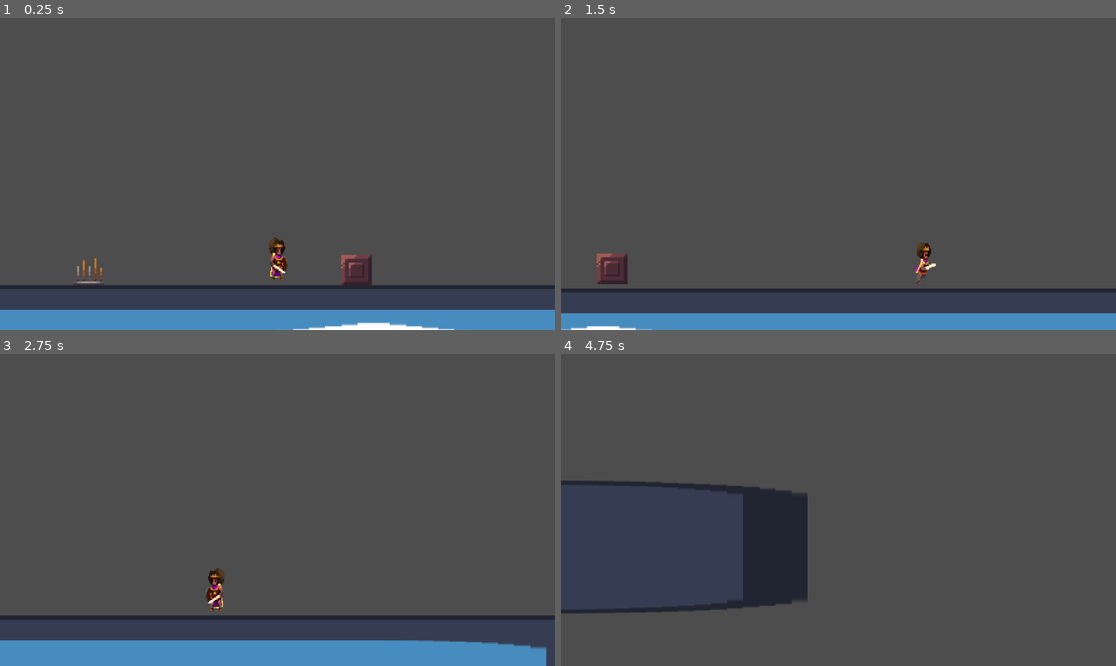
Above: before the commit, frames 1-4 (two rows, left to right).
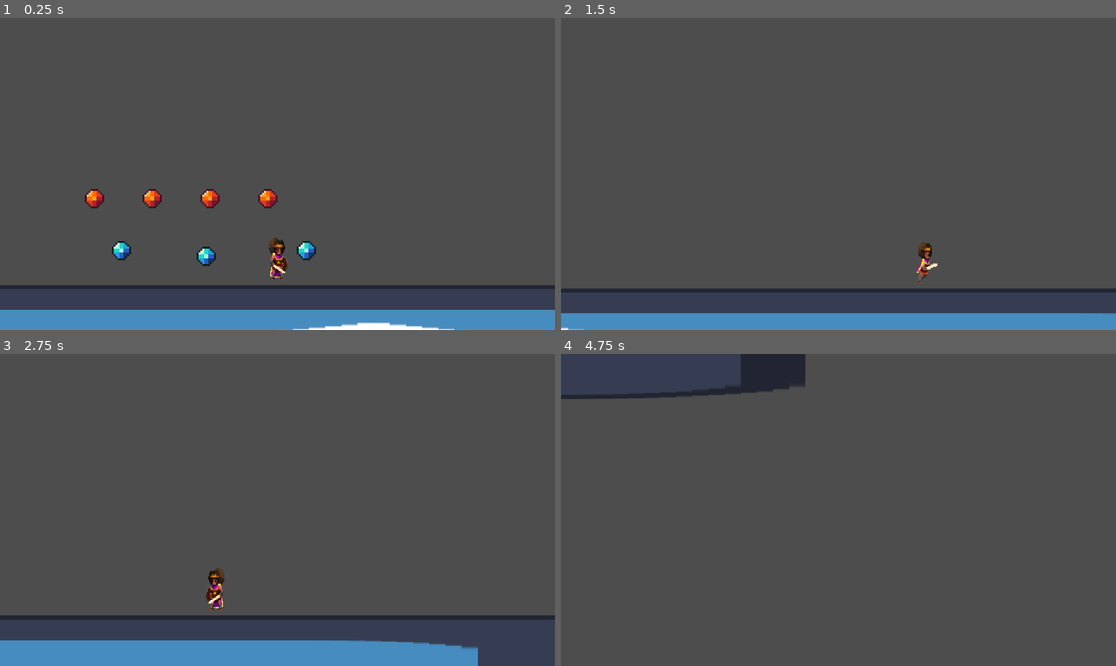
Above: after the commit, the same moments.

Repository: The-E21/TempleExploreDurhack24
Game: Godot game, scene res://Testing/TestE.tscn
The game is run twice, just before and just after one commit, with the same random seed, the same clock (stepped at 60 frames per second) and the same inputs. This scene is started directly instead of the project's main scene. The engine's default icon, where the game draws it, is replaced by a stand-in: a white triangle on a blue panel in a dark square.
Inputs:
- Up to frame 1 (0.25 s): no input
- Up to frame 2 (1.5 s): hold E (interact) 0.53-1.28 s; hold D (move_right) from 0.53 s (still down); tap Space (jump) at 0.77 s; tap E (interact) at 1.35 s
- Up to frame 3 (2.75 s): tap Space (jump) at 1.52 s; release D (move_right) at 2.03 s; hold A (move_left) from 2.03 s (still down); hold E (interact) from 2.03 s (still down)
- Up to frame 4 (4.75 s): release A (move_left) at 2.78 s; release E (interact) at 2.78 s; hold D (move_right) 2.78-4.28 s; tap E (interact) at 2.85, 4.35 s; tap Space (jump) at 3.02, 3.77, 4.52 s; hold E (interact) 3.53-4.28 s; hold A (move_left) from 4.28 s (still down)

The runs differ from the first frame. In frame 1, 1.8% of the frame differs, in the area x 13-67%, y 54-86%; in frame 2, 0.8%; in frame 3, 1.1%; in frame 4, 7.5%, in the area x 0-45%, y 0-84%.

Commit message:
Made lights puzzle

Diff:
--- /dev/null
+++ b/Scenes/lights.tscn
@@ -0,0 +1,45 @@
+[gd_scene load_steps=6 format=3 uid="uid://lnhghc06khuw"]
+
+[ext_resource type="Script" path="res://Scripts/lights.gd" id="1_7cu80"]
+[ext_resource type="Texture2D" uid="uid://ce6p088dcw22t" path="res://Assets/Temple Platformer Tileset [16x16][FREE] - RottingPixels/temple-tileset.png" id="1_47ryp"]
+
+[sub_resource type="AtlasTexture" id="AtlasTexture_lko34"]
+atlas = ExtResource("1_47ryp")
+region = Rect2(96, 32, 16, 16)
+
+[sub_resource type="AtlasTexture" id="AtlasTexture_oina2"]
+atlas = ExtResource("1_47ryp")
+region = Rect2(112, 32, 16, 16)
+
+[sub_resource type="SpriteFrames" id="SpriteFrames_wkrgd"]
+animations = [{
+"frames": [{
+"duration": 1.0,
+"texture": SubResource("AtlasTexture_lko34")
+}, {
+"duration": 1.0,
+"texture": SubResource("AtlasTexture_oina2")
+}],
+"loop": true,
+"name": &"default",
+"speed": 5.0
+}]
+
+[node name="Lights" type="Node2D"]
+script = ExtResource("1_7cu80")
+
+[node name="Light0" type="AnimatedSprite2D" parent="."]
+position = Vector2(-45, 0)
+sprite_frames = SubResource("SpriteFrames_wkrgd")
+
+[node name="Light1" type="AnimatedSprite2D" parent="."]
+position = Vector2(-15, 0)
+sprite_frames = SubResource("SpriteFrames_wkrgd")
+
+[node name="Light2" type="AnimatedSprite2D" parent="."]
+position = Vector2(15, 0)
+sprite_frames = SubResource("SpriteFrames_wkrgd")
+
+[node name="Light3" type="AnimatedSprite2D" parent="."]
+position = Vector2(45, 0)
+sprite_frames = SubResource("SpriteFrames_wkrgd")
--- /dev/null
+++ b/Scripts/lights.gd
@@ -0,0 +1,27 @@
+extends Node2D
+
+var states : int = 0
+
+@export var ids : Array
+@export var idToggles : Array
+@export var outID : int
+
+signal solved(id)
+
+func _on_receive_id_signal(id):
+	var index = -1
+	for i in len(ids):
+		if ids[i] == id:
+			index = i
+			break
+
+	if(index == -1):
+		return
+
+	var toggle = idToggles[index]
+	states ^= toggle
+	for i in get_child_count():
+		get_child(i).frame = (states >> i) & 1
+
+	if states == pow(get_child_count(), 2) - 1:
+		solved.emit(outID)
--- a/Scripts/playerscript.gd
+++ b/Scripts/playerscript.gd
@@ -135,7 +135,7 @@
 	inventory.append(id)
 
 
-#The following three functions are for testing only
+#The following 4 functions are for testing only
 func _on_pressure_plate_press(id):
 	print("Activated pressure plate " + str(id))
 
@@ -144,3 +144,6 @@
 
 func _on_button_press(id):
 	print("Pressed button " + str(id))
+
+func _on_lights_solved(id):
+	print("Solved lights puzzle with id " + str(id))
--- a/Testing/TestE.tscn
+++ b/Testing/TestE.tscn
@@ -2,8 +2,8 @@
 
 [ext_resource type="Texture2D" uid="uid://cmjfqsloifams" path="res://Assets/icon.svg" id="1_rxn5a"]
 [ext_resource type="PackedScene" uid="uid://cmvm3tmon2yir" path="res://Scenes/player.tscn" id="2_rxdl1"]
-[ext_resource type="PackedScene" uid="uid://dycx8f1qsbpmp" path="res://Scenes/Crate.tscn" id="3_8jagc"]
-[ext_resource type="PackedScene" uid="uid://cm3rax2fiu817" path="res://Scenes/pressure_plate.tscn" id="4_7efh7"]
+[ext_resource type="PackedScene" uid="uid://lnhghc06khuw" path="res://Scenes/lights.tscn" id="3_wyxyc"]
+[ext_resource type="PackedScene" uid="uid://biybvg1vevoxv" path="res://Scenes/button.tscn" id="4_8bnic"]
 
 [sub_resource type="RectangleShape2D" id="RectangleShape2D_gm30x"]
 size = Vector2(1082.34, 69.1071)
@@ -25,11 +25,24 @@
 [node name="Player" parent="." instance=ExtResource("2_rxdl1")]
 position = Vector2(58.0818, 158.756)
 
-[node name="Crate" parent="." instance=ExtResource("3_8jagc")]
-position = Vector2(99, 146)
+[node name="Lights" parent="." instance=ExtResource("3_wyxyc")]
+position = Vector2(8, 137)
+ids = [0, 1, 2]
+idToggles = [3, 12, 6]
+outID = 3
 
-[node name="Pressure Plate" parent="." instance=ExtResource("4_7efh7")]
-position = Vector2(-40, 174)
+[node name="Button" parent="." instance=ExtResource("4_8bnic")]
+position = Vector2(-23, 164)
 
-[connection signal="press" from="Pressure Plate" to="Player" method="_on_pressure_plate_press"]
-[connection signal="unpress" from="Pressure Plate" to="Player" method="_on_pressure_plate_unpress"]
+[node name="Button2" parent="." instance=ExtResource("4_8bnic")]
+position = Vector2(21, 167)
+id = 1
+
+[node name="Button3" parent="." instance=ExtResource("4_8bnic")]
+position = Vector2(73, 164)
+id = 2
+
+[connection signal="solved" from="Lights" to="Player" method="_on_lights_solved"]
+[connection signal="press" from="Button" to="Lights" method="_on_receive_id_signal"]
+[connection signal="press" from="Button2" to="Lights" method="_on_receive_id_signal"]
+[connection signal="press" from="Button3" to="Lights" method="_on_receive_id_signal"]
